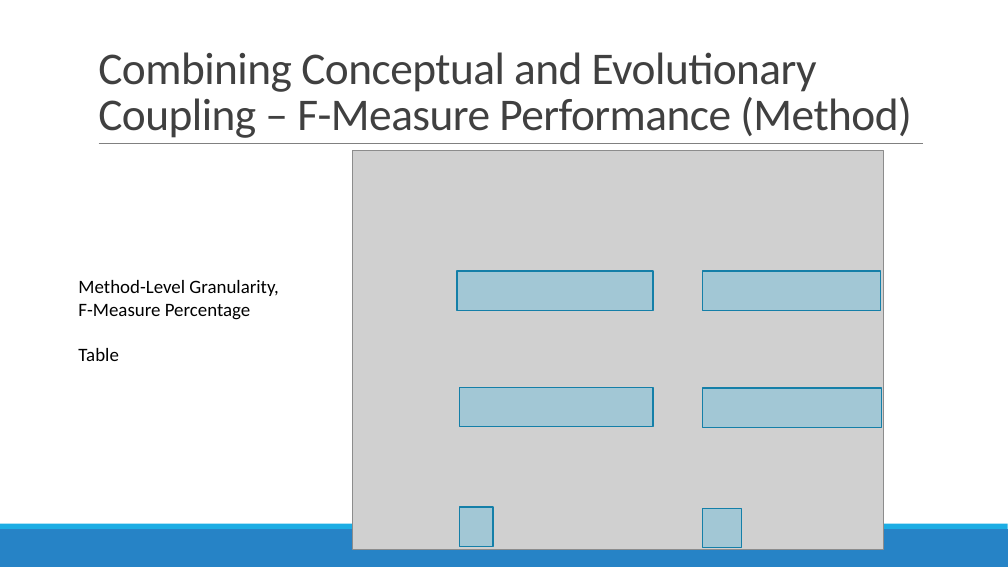
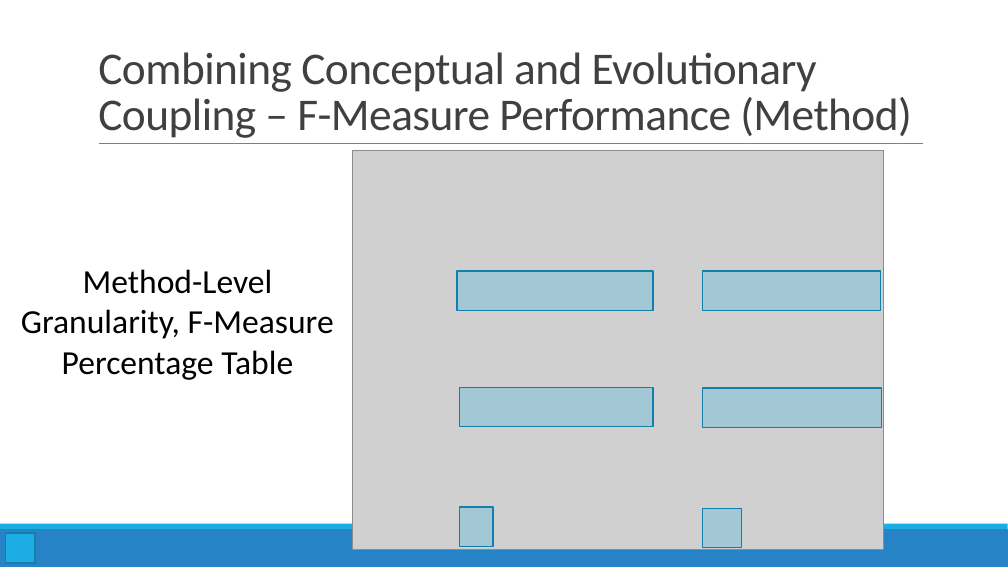
Before and after one commit to kntnguyen94/cs6301-sw-analysis, a slide deck: slide 26 of Kagdi2013_Wong.pptx. Drawn at 1008x567 pixels with LibreOffice and Linux fonts; fonts in the diff are those of the drawing; grey boxes stand for pictures. Boxes give left, top, right and bottom in pixels: in the first picture for what was removed or moved away, otherwise in the second. Text is boxed around its words. In the diff, an @@ line names an element or a change of style, - is before the commit and + after.

```diff
--- a/Kagdi2013_Wong.pptx
+++ b/Kagdi2013_Wong.pptx
@@ text at [21,269,334,380]: text changed; size 18 to 32 pt @@
-Method-Level Granularity, F-Measure Percentage
-Table
+Method-Level Granularity, F-Measure Percentage Table
@@ rectangle added at [6,533,36,563], fill #1CADE4, outline #1580A9 1.25 pt @@
```
Also in this commit, not shown: 8 other slides changed.
